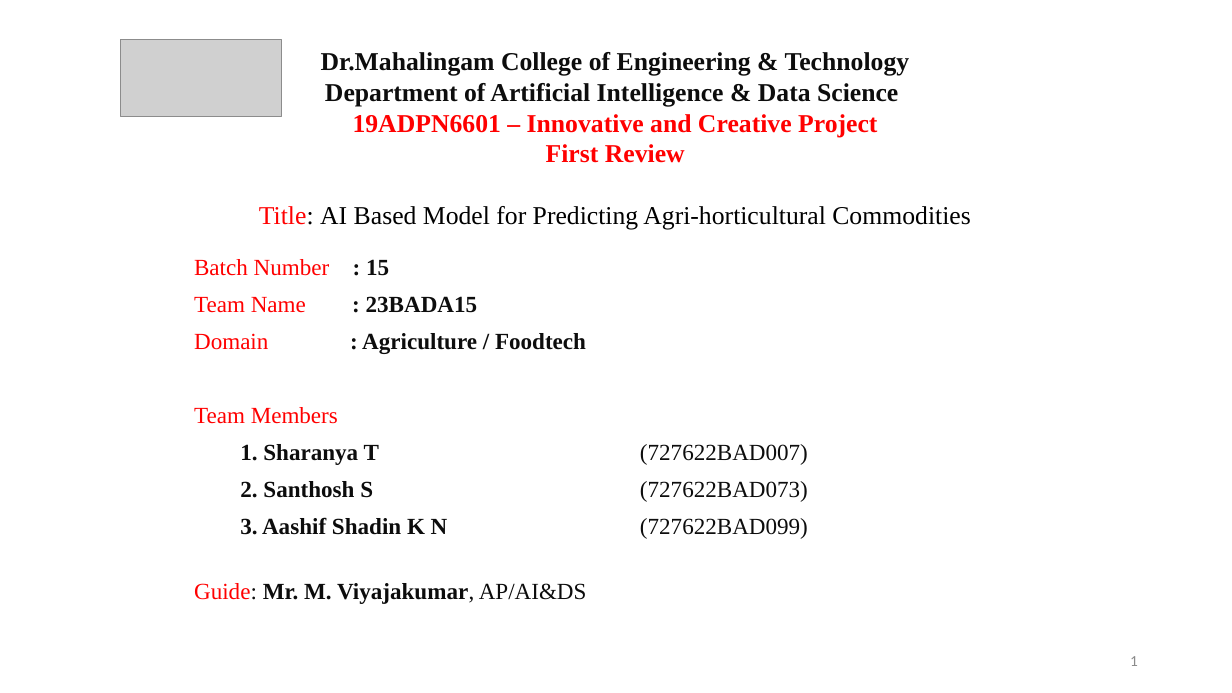
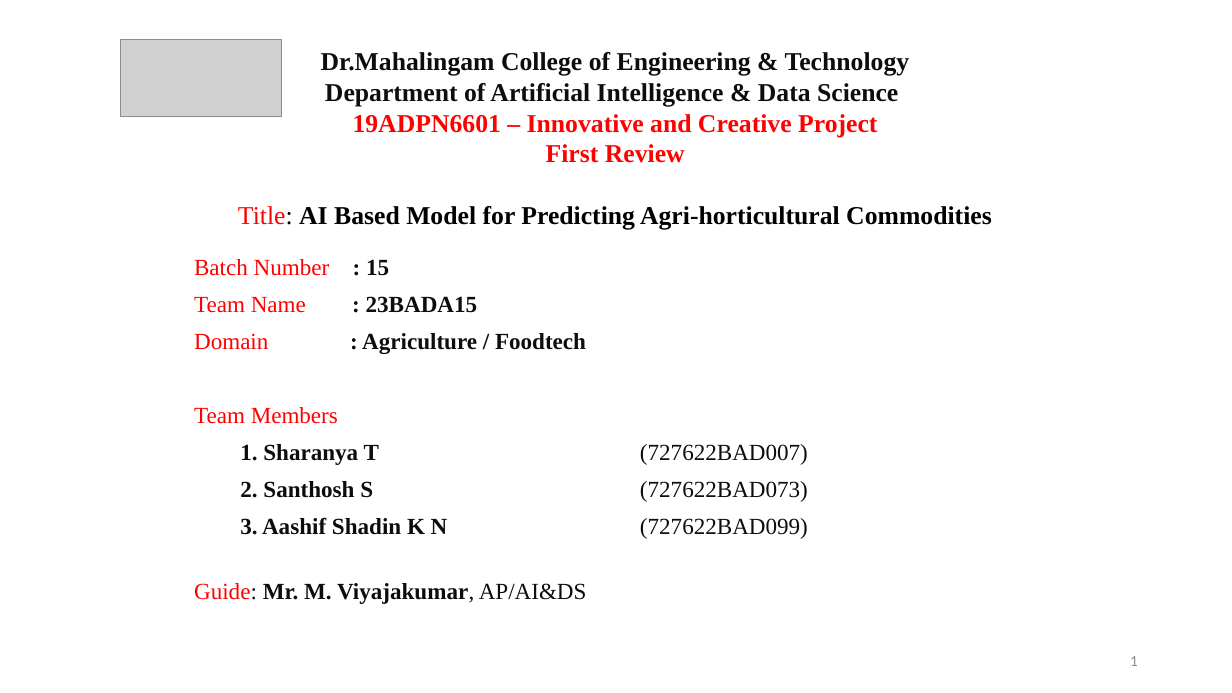
Before and after one commit to Aashif786/Price-Prediction-Model-for-Agricultural-Products, a slide deck: slide 1 of ppts/1.pptx. Drawn at 1232x693 pixels with LibreOffice and Linux fonts; fonts in the diff are those of the drawing; grey boxes stand for pictures; background and template pictures are left out. Boxes give left, top, right and bottom in pixels: in the first picture for what was removed or moved away, otherwise in the second. Text is boxed around its words. In the diff, an @@ line names an element or a change of style, - is before the commit and + after.

```diff
--- a/ppts/1.pptx
+++ b/ppts/1.pptx
@@ text at bbox=[238, 206, 992, 230]: bold on in "AI Based Model for Predicting Agri-horticultural Commodities" @@
```
Also in this commit, not shown: 2 other slides changed, 2 slides added.
